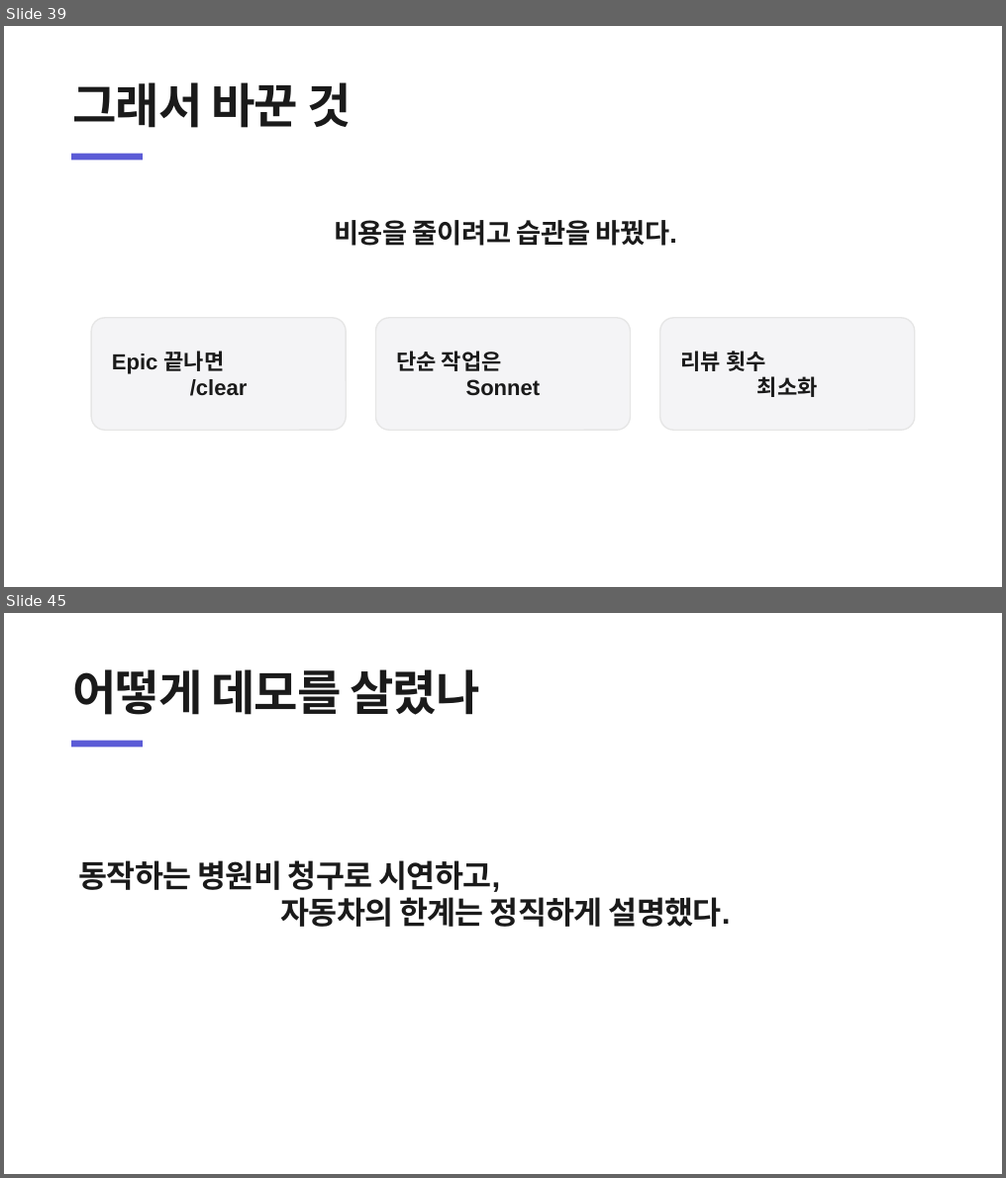
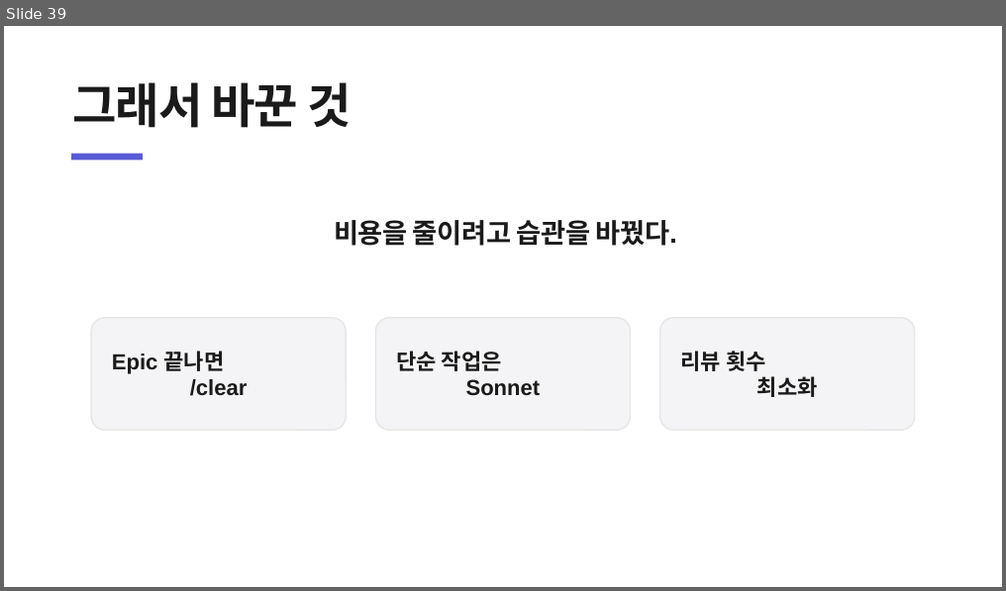
Before and after one commit to heyoonyoon/distributed-programming, a slide deck: docs/presentation/보험발표-figma.pptx. Shown one above the other, each under a label of ours: slides 39 and 45 before the commit, slide 39 after it; the slides between them are not shown. The pictures are 1006x1178 and 1006x591 pixels, drawn with LibreOffice and Linux fonts; fonts in the diff are those of the drawing. Boxes give left, top, right and bottom in pixels: in the first picture for what was removed or moved away, otherwise in the second. Text is boxed around its words. In the diff, an @@ line names an element or a change of style, - is before the commit and + after.

```diff
--- a/docs/presentation/보험발표-figma.pptx
+++ b/docs/presentation/보험발표-figma.pptx
@@ slide 45 removed at [4,613,1002,1174], background #FFFFFF @@
@@ text removed at [72,669,479,715] @@
-어떻게 데모를 살렸나
@@ rectangle removed at [71,741,143,747] @@
@@ text removed at [78,861,731,927] @@
-동작하는 병원비 청구로 시연하고,
-자동차의 한계는 정직하게 설명했다.
```
Also in this commit, not shown: 4 slides changed, 2 slides added, 6 other slides removed, 1 other file.
